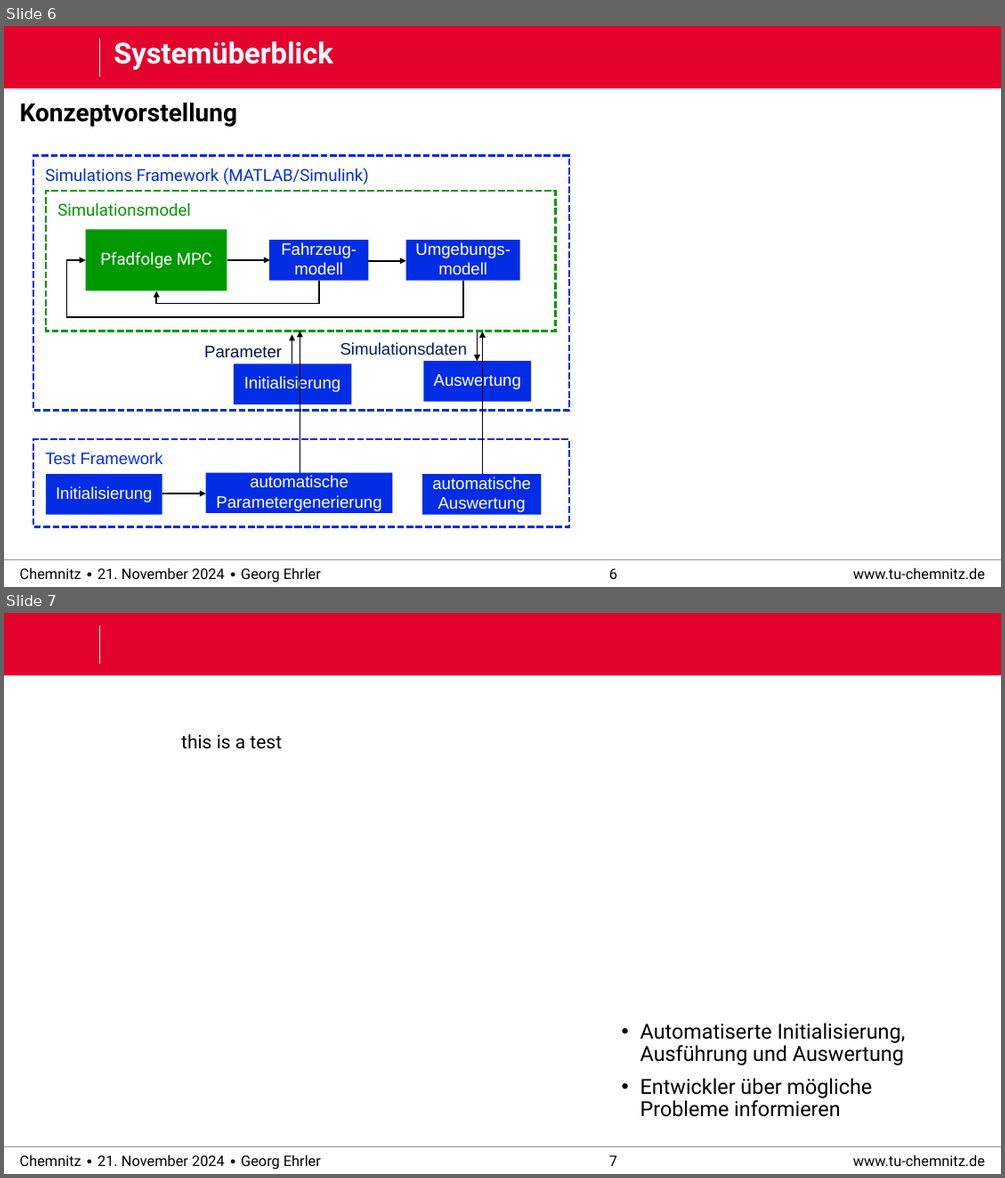
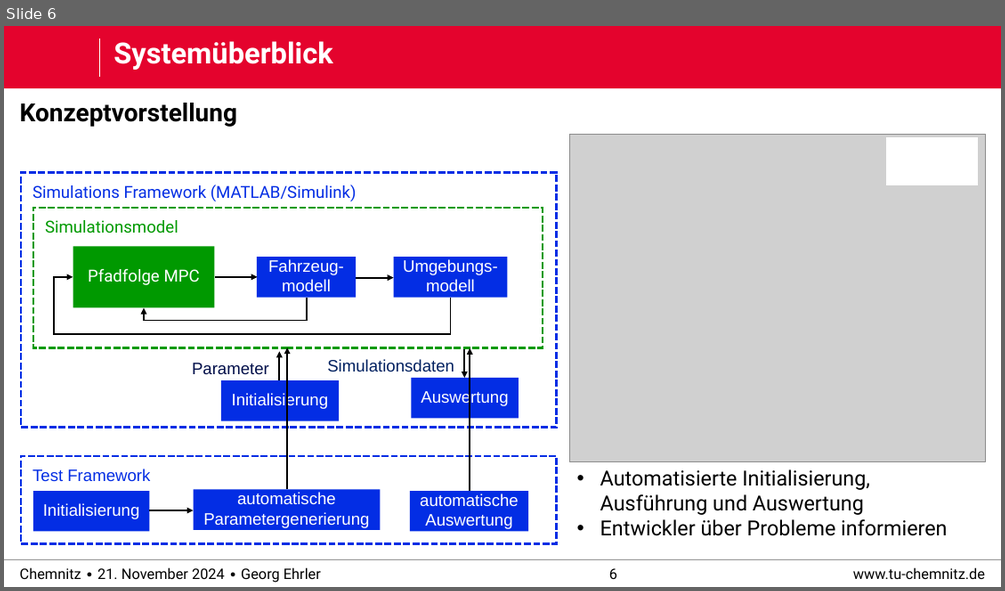
Before and after one commit to derEhrler/ACSDthesis_edited, a slide deck: defense/praktikum_defense.pptx. Shown one above the other, each under a label of ours: slides 6 and 7 before the commit, slide 6 after it. The pictures are 1005x1178 and 1005x591 pixels, drawn with LibreOffice and Linux fonts; fonts in the diff are those of the drawing; grey boxes stand for pictures; background and template pictures are left out. Boxes give left, top, right and bottom in pixels: in the first picture for what was removed or moved away, otherwise in the second. Text is boxed around its words. In the diff, an @@ line names an element or a change of style, - is before the commit and + after.

Commit message:
Version: test zu moreno

```diff
--- a/defense/praktikum_defense.pptx
+++ b/defense/praktikum_defense.pptx
@@ slide 7 removed at [4, 613, 1001, 1174], background #FFFFFF; not listed: 6 template elements that a slide beside it also shows @@
@@ text removed at [181, 734, 282, 749] @@
-this is a test
@@ text removed at [640, 1022, 906, 1117] @@
-• Automatiserte Initialisierung, Ausführung und Auswertung
-• Entwickler über mögliche Probleme informieren
@@ slide 6 changed as well @@
@@ picture added at [569, 134, 985, 461] @@
@@ rectangle added at [886, 138, 977, 184], fill #FFFFFF, outline #FFFFFF 1 pt @@
@@ 11 rectangles, 7 arrows, 2 texts, 2 elbow arrows: place and size @@
-11 rectangles, 7 arrows, 2 texts, 2 elbow arrows at [33, 156, 569, 526]
+11 rectangles, 7 arrows, 2 texts, 2 elbow arrows at [21, 173, 558, 543]
@@ text added at [600, 469, 947, 536], 20 pt, text #000000 @@
+• Automatisierte Initialisierung, Ausführung und Auswertung
+• Entwickler über Probleme informieren
```
Also in this commit, not shown: 12 other slides changed, 5 slides added, 4 other slides removed, 7 other files.
